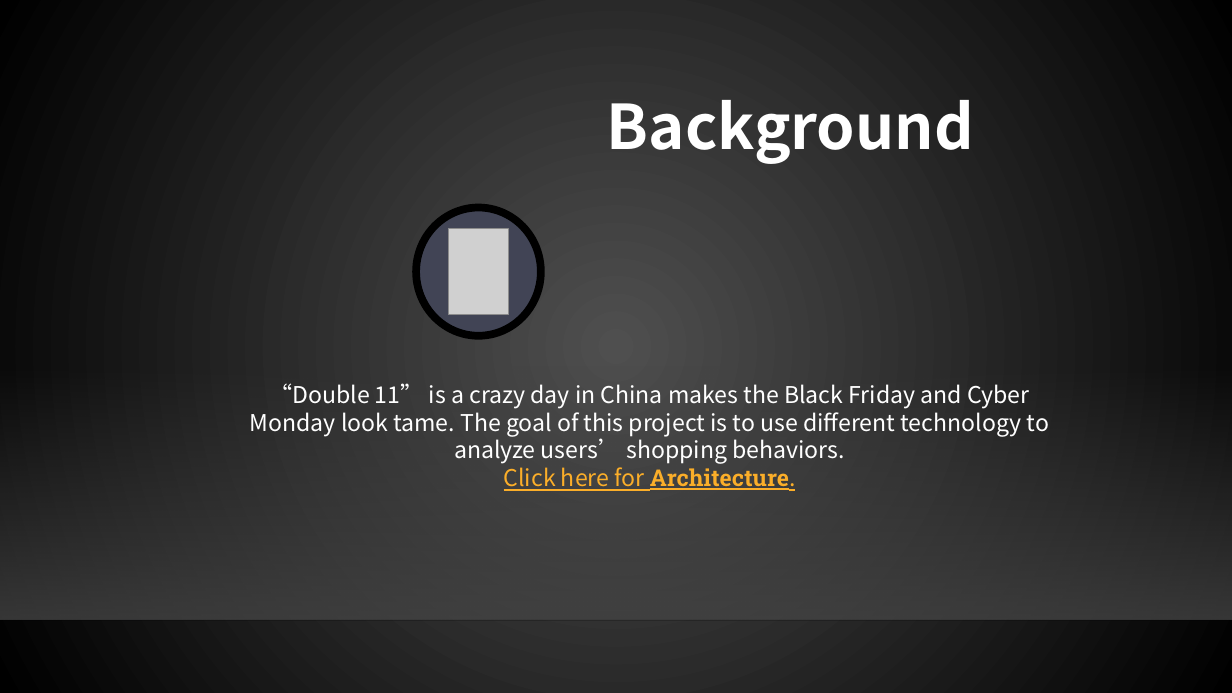
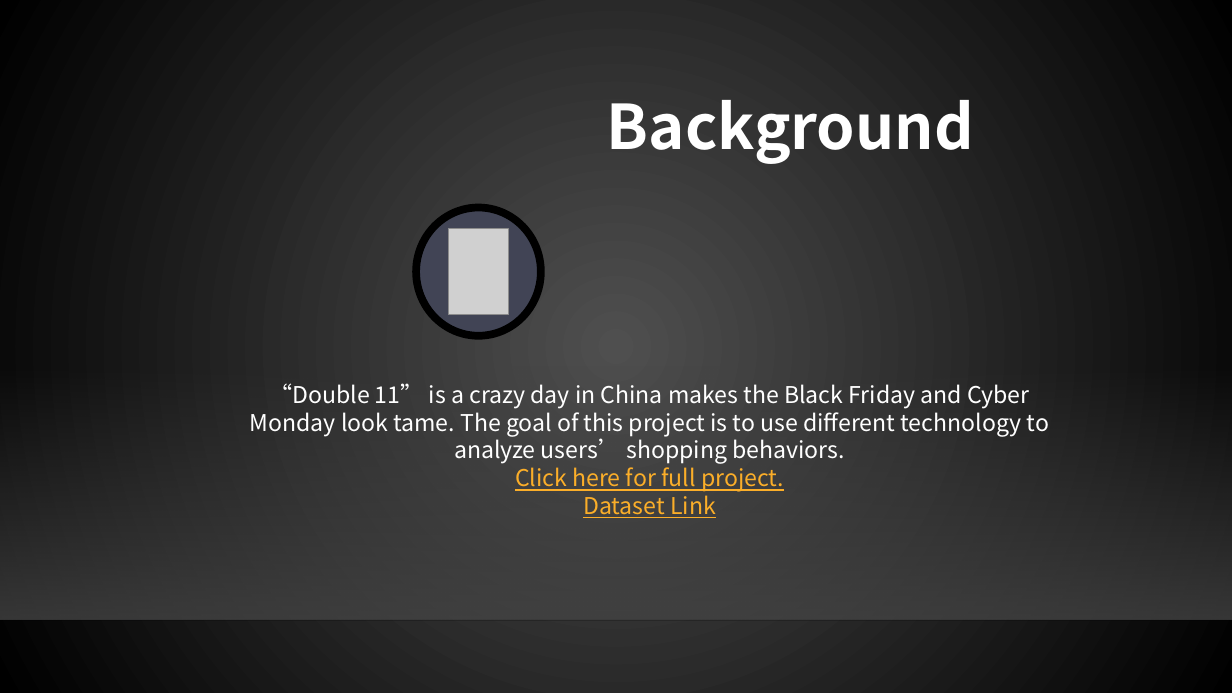
Before and after one commit to MHAN001/BigData, a slide deck: slide 2 of Final Presentation.pptx. Drawn at 1232x693 pixels with LibreOffice and Linux fonts; fonts in the diff are those of the drawing; grey boxes stand for pictures; background and template pictures are left out. Boxes give left, top, right and bottom in pixels: in the first picture for what was removed or moved away, otherwise in the second. Text is boxed around its words. In the diff, an @@ line names an element or a change of style, - is before the commit and + after.

Commit message:
update ppt

```diff
--- a/Final Presentation.pptx
+++ b/Final Presentation.pptx
@@ text at (515,463,784,518): text changed @@
-Click here for Architecture.
+Click here for full project.
+Dataset Link
```
Also in this commit, not shown: 2 slides added, 1 slide removed.
